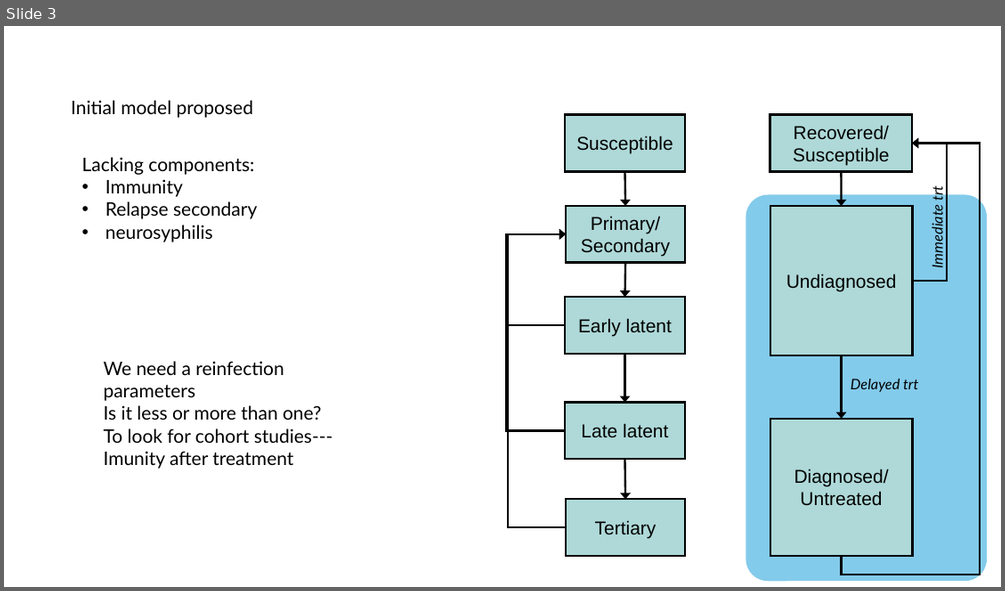
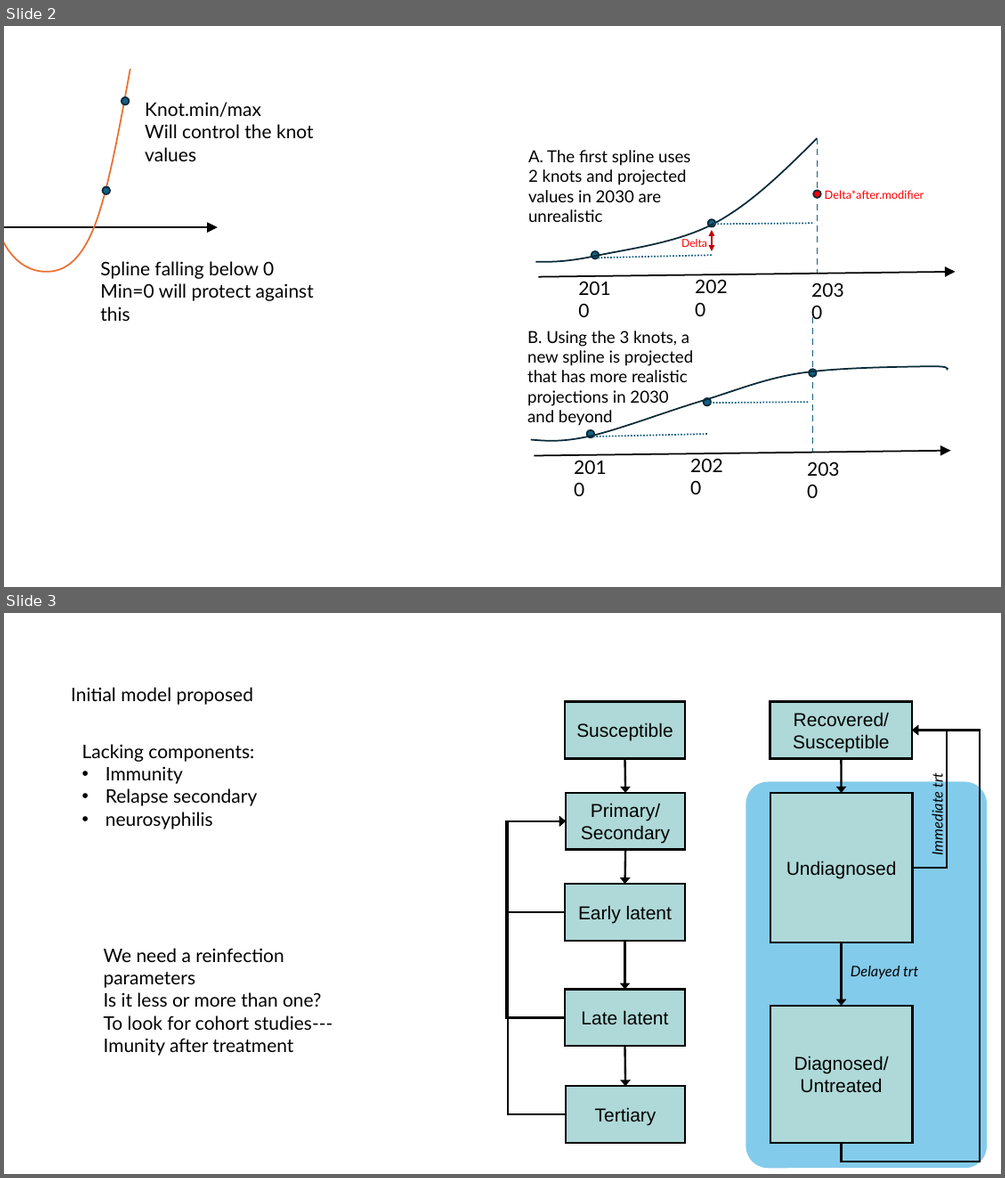
Before and after one commit to tfojo1/jheem_analyses, a slide deck: applications/SHIELD/support/docs/syphilis_natural_history.pptx. Shown one above the other, each under a label of ours: slide 3 before the commit, slides 2 and 3 after it. The pictures are 1005x591 and 1005x1178 pixels, drawn with LibreOffice and Linux fonts; fonts in the diff are those of the drawing. Boxes give left, top, right and bottom in pixels: in the first picture for what was removed or moved away, otherwise in the second. Text is boxed around its words. In the diff, an @@ line names an element or a change of style, - is before the commit and + after.

```diff
--- a/applications/SHIELD/support/docs/syphilis_natural_history.pptx
+++ b/applications/SHIELD/support/docs/syphilis_natural_history.pptx
@@ slide 2 added at bbox=[4, 26, 1001, 587], background #FFFFFF @@
@@ freeform shape added at bbox=[4, 69, 130, 272], outline #E97132 1.5 pt @@
@@ ellipse added at bbox=[121, 97, 129, 104], fill #156082, outline #092A39 1.5 pt @@
@@ text added at bbox=[145, 102, 314, 161], 18 pt, text #000000 @@
+Knot.min/max
+Will control the knot values
@@ text added at bbox=[528, 150, 690, 222], 16 pt, text #000000 @@
+A. The first spline uses 2 knots and projected values in 2030 are unrealistic
@@ freeform shape added at bbox=[535, 138, 817, 262], outline #092A39 1.5 pt @@
@@ line added from (817, 138) to (817, 273), #156082 1.5 pt dashed @@
@@ ellipse added at bbox=[103, 187, 110, 194], fill #156082, outline #092A39 1.5 pt @@
@@ ellipse added at bbox=[814, 191, 821, 198], fill #FF0000, outline #092A39 1.5 pt @@
@@ text added at bbox=[825, 190, 924, 199], 11 pt, text #FF0000 @@
+Delta*after.modifier
@@ arrow added from (4, 227) to (217, 227), #000000 1.5 pt @@
@@ text added at bbox=[681, 239, 707, 247], 10.5 pt, text #FF0000 @@
+Delta
@@ ellipse added at bbox=[708, 220, 715, 227], fill #156082, outline #092A39 1.5 pt @@
@@ double arrow added from (712, 230) to (712, 251), #C00000 1.5 pt @@
@@ line added from (714, 224) to (815, 224), #156082 1.5 pt dashed @@
@@ text added at bbox=[100, 261, 314, 301], 18 pt, text #000000 @@
+Spline falling below 0
+Min=0 will protect against this
@@ ellipse added at bbox=[591, 251, 599, 258], fill #156082, outline #092A39 1.5 pt @@
@@ line added from (598, 257) to (712, 255), #156082 1.5 pt dashed @@
@@ arrow added from (539, 276) to (955, 272), #000000 1.5 pt @@
@@ text added at bbox=[571, 273, 626, 303], 18 pt, text #000000 @@
+2010
@@ text added at bbox=[688, 272, 743, 301], 18 pt, text #000000 @@
+2020
@@ text added at bbox=[804, 275, 859, 305], 18 pt, text #000000 @@
+2030
@@ line added from (812, 317) to (812, 451), #156082 1.5 pt dashed @@
@@ text added at bbox=[527, 330, 693, 426], 16 pt, text #000000 @@
+B. Using the 3 knots, a new spline is projected that has more realistic projections in 2030 and beyond
@@ freeform shape added at bbox=[531, 366, 947, 441], outline #092A39 1.5 pt @@
@@ ellipse added at bbox=[809, 370, 816, 377], fill #156082, outline #092A39 1.5 pt @@
@@ ellipse added at bbox=[704, 398, 711, 406], fill #156082, outline #092A39 1.5 pt @@
@@ line added from (710, 402) to (809, 402), #156082 1.5 pt dashed @@
@@ arrow added from (534, 455) to (951, 450), #000000 1.5 pt @@
@@ text added at bbox=[566, 451, 622, 482], 18 pt, text #000000 @@
+2010
@@ ellipse added at bbox=[587, 430, 594, 437], fill #156082, outline #092A39 1.5 pt @@
@@ line added from (593, 436) to (707, 434), #156082 1.5 pt dashed @@
@@ text added at bbox=[683, 450, 738, 480], 18 pt, text #000000 @@
+2020
@@ text added at bbox=[800, 454, 855, 483], 18 pt, text #000000 @@
+2030
```
Also in this commit, not shown: 1 slide changed, 1 slide removed, 8 other files.
